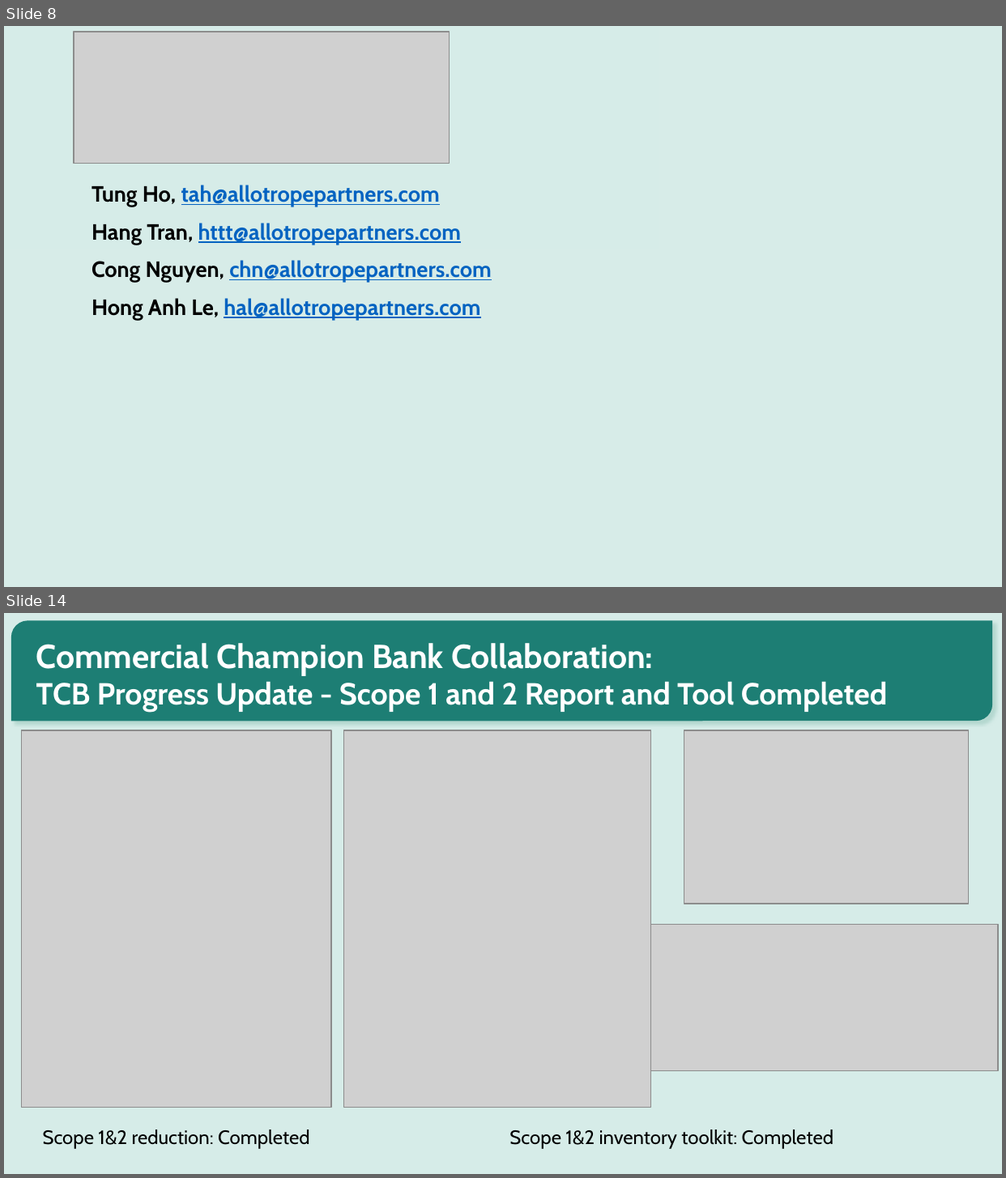
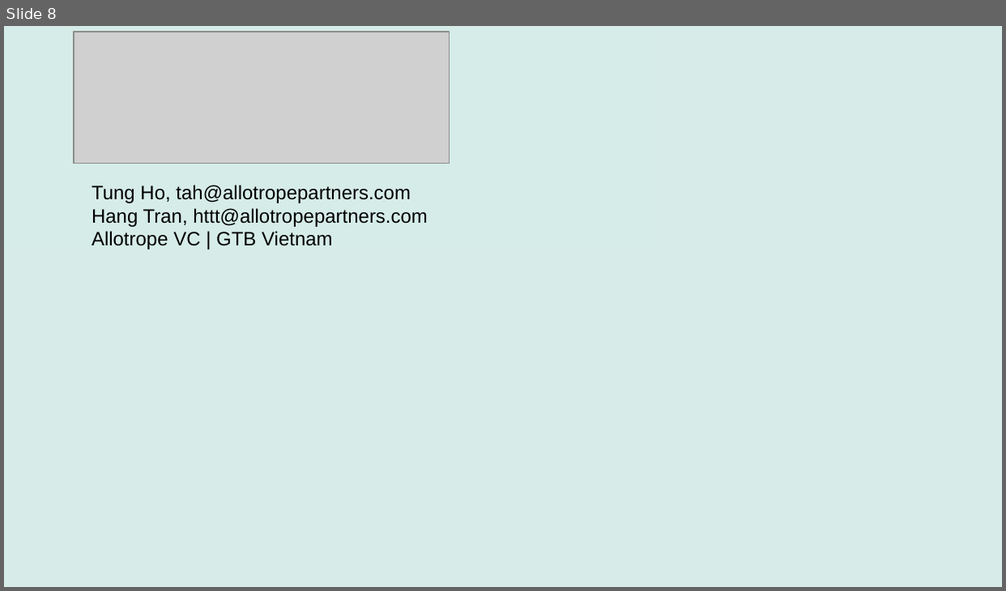
Before and after one commit to tah-allotrope/pacta-trisk, a slide deck: present/bank_prospect_deck.pptx. Shown one above the other, each under a label of ours: slides 8 and 14 before the commit, slide 8 after it; the slides between them are not shown. The pictures are 1006x1178 and 1006x591 pixels, drawn with LibreOffice and Linux fonts; fonts in the diff are those of the drawing; grey boxes stand for pictures; background and template pictures are left out. Boxes give left, top, right and bottom in pixels: in the first picture for what was removed or moved away, otherwise in the second. Text is boxed around its words. In the diff, an @@ line names an element or a change of style, - is before the commit and + after.

Commit message:
PHASE-03: build_deck.py script, 15-slide prospect deck, render QA PNGs, phase report

```diff
--- a/present/bank_prospect_deck.pptx
+++ b/present/bank_prospect_deck.pptx
@@ slide 14 removed at box(4, 613, 1002, 1174), background #D6ECE8 @@
@@ round diag rect removed at box(11, 621, 992, 722) @@
@@ title removed at box(36, 643, 887, 713) @@
-Commercial Champion Bank Collaboration:
-TCB Progress Update - Scope 1 and 2 Report and Tool Completed
@@ picture removed at box(22, 730, 332, 1108) @@
@@ picture removed at box(344, 730, 650, 1108) @@
@@ picture removed at box(684, 730, 969, 905) @@
@@ picture removed at box(650, 924, 998, 1071) @@
@@ text removed at box(43, 1130, 309, 1149) @@
-Scope 1&2 reduction: Completed
@@ text removed at box(509, 1130, 833, 1149) @@
-Scope 1&2 inventory toolkit: Completed
@@ slide 8 changed as well @@
@@ text at box(91, 185, 428, 227): size 16 to 14 pt, font Cabin to Arial, bold off in "Tung Ho, tah@allotropepartners.com", "Hang Tran, httt@allotropepartners.com"; text colour #0563C1 to #000000, underline off in "tah@allotropepartners.com", "httt@allotropepartners.com"; less space between paragraphs @@
@@ text at box(91, 231, 333, 250): text changed; size 16 to 14 pt; font Cabin to Arial; text colour #0563C1 to #000000; bold off @@
-Cong Nguyen, chn@allotropepartners.com
-Hong Anh Le, hal@allotropepartners.com
+Allotrope VC | GTB Vietnam
```
Also in this commit, not shown: 9 other slides changed, 5 slides added, 14 other slides removed, 27 other files.
